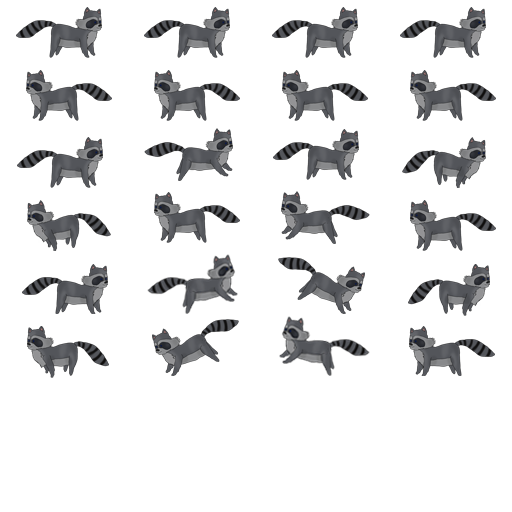
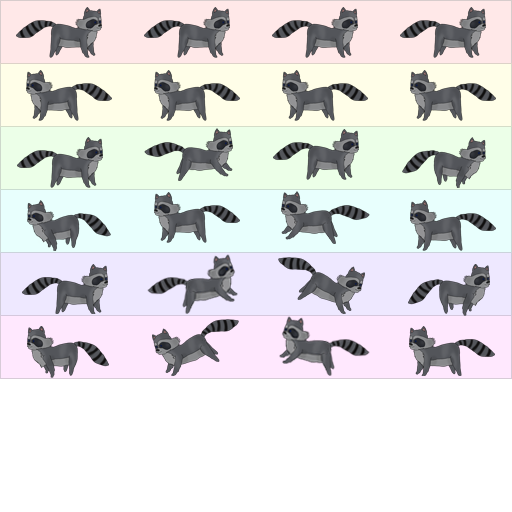
Before/after of a w=512, h=512 layered artwork. What changed in the layer stack:
added layer "Layer 2 copy 6" (30%) above "Layer 2 copy 5" over [0, 0, 512, 379]
